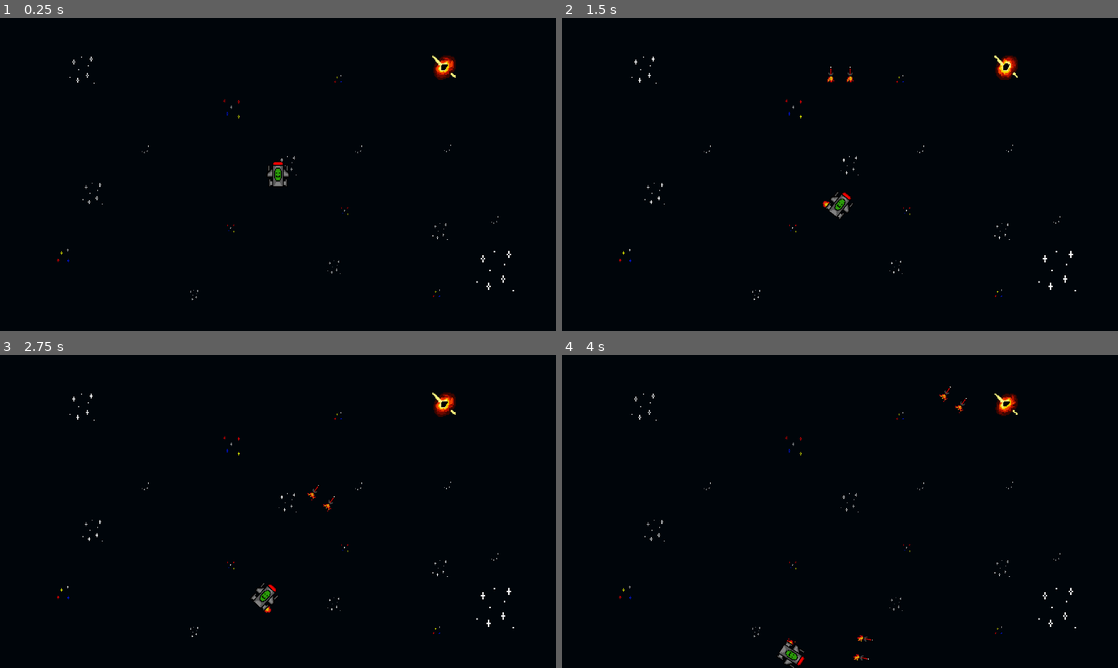
Above: before the commit, frames 1-4 (two rows, left to right).
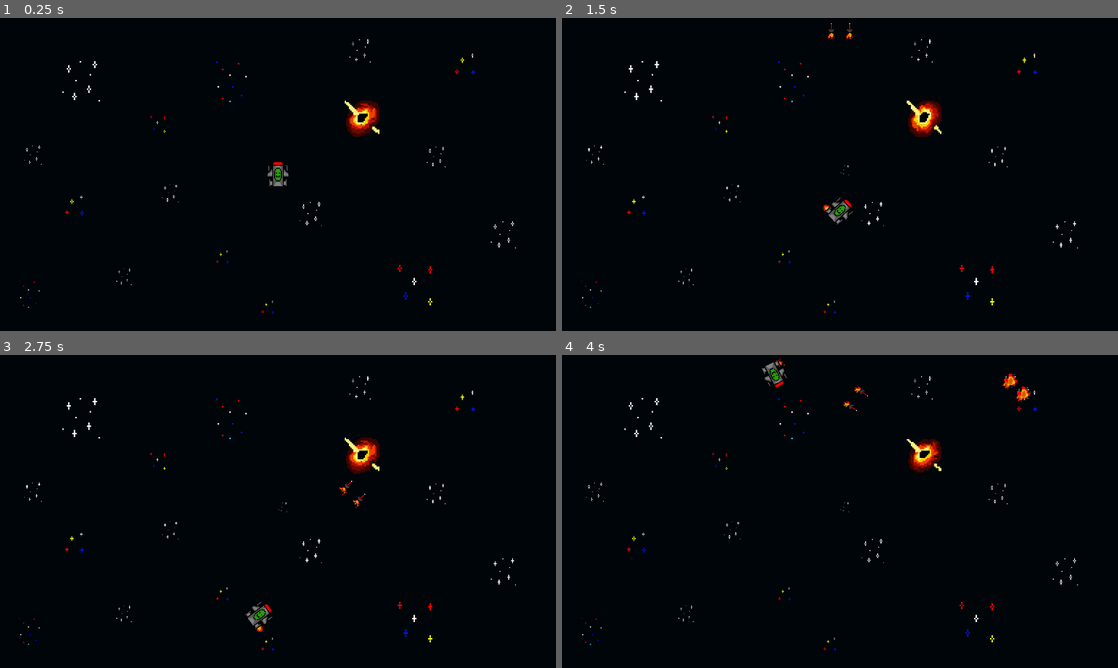
Above: after the commit, the same moments.

Repository: htoo-aung/Asteroids
Game: Godot game, scene res://scenes/main.tscn
Same seed, same stepped clock (60 frames per second), same inputs: the game is played once before the commit and once after it.
Inputs:
- Up to frame 1 (0.25 s): no input
- Up to frame 2 (1.5 s): tap Enter at 0.5 s; hold D (rotate_right) 0.53-1.28 s; hold Space (shoot) 0.53-1.28 s; hold A (rotate_left) from 1.28 s (still down); tap Space (shoot) at 1.35 s
- Up to frame 3 (2.75 s): release A (rotate_left) at 2.03 s; hold D (rotate_right) from 2.03 s (still down); hold Space (shoot) from 2.03 s (still down)
- Up to frame 4 (4 s): release Space (shoot) at 2.78 s; tap Space (shoot) at 2.85 s; release D (rotate_right) at 3.53 s; hold A (rotate_left) from 3.53 s (still down); hold Space (shoot) from 3.53 s (still down)

The runs differ from the first frame. In frame 1, 1.3% of the frame differs, in the area x 3-93%, y 6-95%; in frame 2, 1.7%; in frame 3, 1.8%; in frame 4, 1.9%, in the area x 3-93%, y 1-100%.

Commit message:
player wraps to the other side when exited from the opposite side

Diff:
--- a/project.godot
+++ b/project.godot
@@ -40,6 +40,10 @@
 ]
 }
 
+[physics]
+
+2d/default_linear_damp=0.0
+
 [rendering]
 
 textures/canvas_textures/default_texture_filter=0
--- a/scenes/main.tscn
+++ b/scenes/main.tscn
@@ -28,6 +28,10 @@
 atlas = ExtResource("3_psbwy")
 region = Rect2(64, 0, 32, 32)
 
+[sub_resource type="AtlasTexture" id="AtlasTexture_5fum7"]
+atlas = ExtResource("3_psbwy")
+region = Rect2(0, 0, 24, 32)
+
 [sub_resource type="SpriteFrames" id="SpriteFrames_yuwmv"]
 animations = [{
 "frames": [{
@@ -62,6 +66,14 @@
 "loop": true,
 "name": &"stars3",
 "speed": 2.0
+}, {
+"frames": [{
+"duration": 1.0,
+"texture": SubResource("AtlasTexture_5fum7")
+}],
+"loop": true,
+"name": &"stars4",
+"speed": 1.0
 }]
 
 [sub_resource type="AtlasTexture" id="AtlasTexture_bstg5"]
@@ -107,137 +119,134 @@
 [node name="Player" parent="." instance=ExtResource("2_m5syh")]
 
 [node name="Camera2D" type="Camera2D" parent="."]
-zoom = Vector2(2, 2)
 
 [node name="Background" type="Node" parent="."]
 
 [node name="Stars1" type="AnimatedSprite2D" parent="Background"]
 z_index = -1
-position = Vector2(-203, -108)
+position = Vector2(-408, -193)
+scale = Vector2(3, 3)
 sprite_frames = SubResource("SpriteFrames_yuwmv")
 autoplay = "default"
 frame_progress = 0.377799
 
 [node name="Stars2" type="AnimatedSprite2D" parent="Background"]
 z_index = -1
-position = Vector2(225, 100)
+position = Vector2(467, 125)
+scale = Vector2(2, 2)
+sprite_frames = SubResource("SpriteFrames_yuwmv")
+autoplay = "default"
+frame_progress = 0.377799
+
+[node name="Stars3" type="AnimatedSprite2D" parent="Background"]
+z_index = -1
+position = Vector2(-223, 39)
+scale = Vector2(1.3, 1.3)
+sprite_frames = SubResource("SpriteFrames_yuwmv")
+autoplay = "default"
+
+[node name="Stars6" type="AnimatedSprite2D" parent="Background"]
+z_index = -1
+position = Vector2(328, -36)
 scale = Vector2(1.5, 1.5)
 sprite_frames = SubResource("SpriteFrames_yuwmv")
 autoplay = "default"
 frame_progress = 0.377799
 
-[node name="Stars3" type="AnimatedSprite2D" parent="Background"]
-z_index = -1
-position = Vector2(-49, 56)
-scale = Vector2(0.3, 0.3)
+[node name="Stars7" type="AnimatedSprite2D" parent="Background"]
+z_index = -1
+position = Vector2(284, 229)
+scale = Vector2(3, 3)
 sprite_frames = SubResource("SpriteFrames_yuwmv")
 animation = &"stars3"
 autoplay = "stars3"
 
-[node name="Stars6" type="AnimatedSprite2D" parent="Background"]
-z_index = -1
-position = Vector2(84, -26)
-scale = Vector2(0.3, 0.3)
-sprite_frames = SubResource("SpriteFrames_yuwmv")
-autoplay = "default"
-frame_progress = 0.377799
-
-[node name="Stars7" type="AnimatedSprite2D" parent="Background"]
-z_index = -1
-position = Vector2(69, 38)
-scale = Vector2(0.3, 0.3)
+[node name="Stars8" type="AnimatedSprite2D" parent="Background"]
+z_index = -1
+position = Vector2(-508, -40)
+scale = Vector2(1.4, 1.4)
+sprite_frames = SubResource("SpriteFrames_yuwmv")
+autoplay = "default"
+frame_progress = 0.377799
+
+[node name="Stars9" type="AnimatedSprite2D" parent="Background"]
+z_index = -1
+position = Vector2(-423, 64)
+scale = Vector2(1.5, 1.5)
+sprite_frames = SubResource("SpriteFrames_yuwmv")
+animation = &"stars2"
+autoplay = "stars2"
+
+[node name="Stars10" type="AnimatedSprite2D" parent="Background"]
+z_index = -1
+position = Vector2(-22, 275)
+sprite_frames = SubResource("SpriteFrames_yuwmv")
+animation = &"stars2"
+autoplay = "stars2"
+
+[node name="Stars11" type="AnimatedSprite2D" parent="Background"]
+z_index = -1
+position = Vector2(-518, 246)
+scale = Vector2(2, 2)
+sprite_frames = SubResource("SpriteFrames_yuwmv")
+animation = &"stars4"
+autoplay = "stars4"
+
+[node name="Stars12" type="AnimatedSprite2D" parent="Background"]
+z_index = -1
+position = Vector2(-319, 212)
+scale = Vector2(1.2, 1.2)
+sprite_frames = SubResource("SpriteFrames_yuwmv")
+autoplay = "default"
+frame_progress = 0.377799
+
+[node name="Stars13" type="AnimatedSprite2D" parent="Background"]
+z_index = -1
+position = Vector2(-101, -195)
+scale = Vector2(3, 3)
+sprite_frames = SubResource("SpriteFrames_yuwmv")
+animation = &"stars4"
+autoplay = "stars4"
+
+[node name="Stars14" type="AnimatedSprite2D" parent="Background"]
+z_index = -1
+position = Vector2(386, -228)
+scale = Vector2(1.6, 1.6)
+sprite_frames = SubResource("SpriteFrames_yuwmv")
+animation = &"stars2"
+autoplay = "stars2"
+
+[node name="Stars15" type="AnimatedSprite2D" parent="Background"]
+z_index = -1
+position = Vector2(170, -256)
+scale = Vector2(1.7, 1.7)
+sprite_frames = SubResource("SpriteFrames_yuwmv")
+autoplay = "default"
+frame_progress = 0.377799
+
+[node name="Stars16" type="AnimatedSprite2D" parent="Background"]
+z_index = -1
+position = Vector2(68, 82)
+scale = Vector2(1.8, 1.8)
+sprite_frames = SubResource("SpriteFrames_yuwmv")
+autoplay = "default"
+frame_progress = 0.377799
+
+[node name="Stars4" type="AnimatedSprite2D" parent="Background"]
+z_index = -1
+position = Vector2(-116, 171)
+sprite_frames = SubResource("SpriteFrames_yuwmv")
+animation = &"stars2"
+autoplay = "stars2"
+
+[node name="Stars5" type="AnimatedSprite2D" parent="Background"]
+z_index = -1
+position = Vector2(-249, -104)
+scale = Vector2(1.3, 1.3)
 sprite_frames = SubResource("SpriteFrames_yuwmv")
 animation = &"stars3"
 autoplay = "stars3"
 
-[node name="Stars8" type="AnimatedSprite2D" parent="Background"]
-z_index = -1
-position = Vector2(176, -27)
-scale = Vector2(0.3, 0.3)
-sprite_frames = SubResource("SpriteFrames_yuwmv")
-autoplay = "default"
-frame_progress = 0.377799
-
-[node name="Stars9" type="AnimatedSprite2D" parent="Background"]
-z_index = -1
-position = Vector2(62, -99)
-scale = Vector2(0.3, 0.3)
-sprite_frames = SubResource("SpriteFrames_yuwmv")
-animation = &"stars2"
-autoplay = "stars2"
-
-[node name="Stars10" type="AnimatedSprite2D" parent="Background"]
-z_index = -1
-position = Vector2(-137, -26)
-scale = Vector2(0.3, 0.3)
-sprite_frames = SubResource("SpriteFrames_yuwmv")
-autoplay = "default"
-frame_progress = 0.377799
-
-[node name="Stars11" type="AnimatedSprite2D" parent="Background"]
-z_index = -1
-position = Vector2(-192, 20)
-scale = Vector2(0.8, 0.8)
-sprite_frames = SubResource("SpriteFrames_yuwmv")
-autoplay = "default"
-frame_progress = 0.377799
-
-[node name="Stars12" type="AnimatedSprite2D" parent="Background"]
-z_index = -1
-position = Vector2(-87, 125)
-scale = Vector2(0.4, 0.4)
-sprite_frames = SubResource("SpriteFrames_yuwmv")
-autoplay = "default"
-frame_progress = 0.377799
-
-[node name="Stars13" type="AnimatedSprite2D" parent="Background"]
-z_index = -1
-position = Vector2(58, 96)
-scale = Vector2(0.5, 0.5)
-sprite_frames = SubResource("SpriteFrames_yuwmv")
-autoplay = "default"
-frame_progress = 0.377799
-
-[node name="Stars14" type="AnimatedSprite2D" parent="Background"]
-z_index = -1
-position = Vector2(164, 123)
-scale = Vector2(0.3, 0.3)
-sprite_frames = SubResource("SpriteFrames_yuwmv")
-animation = &"stars2"
-autoplay = "stars2"
-
-[node name="Stars15" type="AnimatedSprite2D" parent="Background"]
-z_index = -1
-position = Vector2(225, 47)
-scale = Vector2(0.3, 0.3)
-sprite_frames = SubResource("SpriteFrames_yuwmv")
-autoplay = "default"
-frame_progress = 0.377799
-
-[node name="Stars16" type="AnimatedSprite2D" parent="Background"]
-z_index = -1
-position = Vector2(168, 59)
-scale = Vector2(0.6, 0.6)
-sprite_frames = SubResource("SpriteFrames_yuwmv")
-autoplay = "default"
-frame_progress = 0.377799
-
-[node name="Stars4" type="AnimatedSprite2D" parent="Background"]
-z_index = -1
-position = Vector2(-223, 84)
-scale = Vector2(0.5, 0.5)
-sprite_frames = SubResource("SpriteFrames_yuwmv")
-animation = &"stars2"
-autoplay = "stars2"
-
-[node name="Stars5" type="AnimatedSprite2D" parent="Background"]
-z_index = -1
-position = Vector2(-48, -68)
-scale = Vector2(0.7, 0.7)
-sprite_frames = SubResource("SpriteFrames_yuwmv")
-animation = &"stars3"
-autoplay = "stars3"
-
 [node name="Stars17" type="AnimatedSprite2D" parent="Background"]
 z_index = -1
 position = Vector2(10, -9)
@@ -249,6 +258,7 @@
 [node name="BlackHole" type="AnimatedSprite2D" parent="Background"]
 z_index = -1
 position = Vector2(171, -108)
+scale = Vector2(3, 3)
 sprite_frames = SubResource("SpriteFrames_edv0w")
 autoplay = "default"
 frame_progress = 0.04591
--- a/scenes/missile.tscn
+++ b/scenes/missile.tscn
@@ -63,6 +63,7 @@
 height = 12.0
 
 [node name="Missile" type="Area2D"]
+scale = Vector2(2, 2)
 script = ExtResource("1_q4k2j")
 
 [node name="AnimatedSprite2D" type="AnimatedSprite2D" parent="."]
--- a/scenes/player.tscn
+++ b/scenes/player.tscn
@@ -165,7 +165,7 @@
 "texture": SubResource("AtlasTexture_mge1x")
 }],
 "loop": true,
-"name": &"teleport",
+"name": &"warp",
 "speed": 5.0
 }]
 
@@ -177,18 +177,21 @@
 script = ExtResource("1_2gx6f")
 
 [node name="AnimatedSprite2D" type="AnimatedSprite2D" parent="."]
+scale = Vector2(2, 2)
 sprite_frames = SubResource("SpriteFrames_wf0si")
-animation = &"shoot"
+animation = &"warp"
+autoplay = "idle"
 
 [node name="CollisionShape2D" type="CollisionShape2D" parent="."]
+scale = Vector2(2, 2)
 shape = SubResource("CapsuleShape2D_cdx77")
 
 [node name="Timer" type="Timer" parent="."]
 
 [node name="ShootingPoint1" type="Marker2D" parent="."]
 unique_name_in_owner = true
-position = Vector2(-10, -11)
+position = Vector2(-19, -19)
 
 [node name="ShootingPoint2" type="Marker2D" parent="."]
 unique_name_in_owner = true
-position = Vector2(10, -11)
+position = Vector2(19, -19)
--- a/scripts/missile.gd
+++ b/scripts/missile.gd
@@ -5,8 +5,8 @@
 var is_exploding = false
 
 func _physics_process(delta: float) -> void:
-	const SPEED = 100.0
-	const RANGE = 200.0
+	const SPEED = 300.0
+	const RANGE = 500.0
 
 	if(not is_exploding):
 		var direction = Vector2.UP.rotated(rotation)
--- a/scripts/player.gd
+++ b/scripts/player.gd
@@ -4,16 +4,18 @@
 @onready var timer: Timer = $Timer
 
 var player_health := 100.0
-var rotate_speed := 200.0
-var recoil_force := 35.0
+var rotate_speed := 1000.0
+var recoil_force := 80.0
 var can_shoot = true
 
 func _ready():
 	timer.one_shot = true
 	timer.connect("timeout", _on_timer_timeout)
 
+func _integrate_forces(state: PhysicsDirectBodyState2D) -> void:
+	warp()
+
 func _physics_process(delta: float) -> void:
-
 	get_input(delta)
 
 func get_input(delta: float):
@@ -30,10 +32,10 @@
 
 	if(can_shoot == true):
 		if(Input.is_action_pressed("shoot")):
-			shoot(delta)
+			shoot()
 
 
-func shoot(delta: float):
+func shoot():
 	const MISSILE = preload("res://scenes/missile.tscn")
 
 	var new_missile1 = MISSILE.instantiate()
@@ -60,3 +62,12 @@
 
 func _on_timer_timeout():
 	can_shoot = true
+
+func warp():
+	var prev_pos = position
+	var screen_bounds : Vector2 = get_viewport_rect().size / 2.0
+	var new_pos = position
+
+	new_pos.x = wrapf(new_pos.x, -screen_bounds.x, screen_bounds.x)
+	new_pos.y = wrapf(new_pos.y, -screen_bounds.y, screen_bounds.y)
+	position = new_pos
Not shown: 1 places in scenes/main.tscn that only renumber resources
